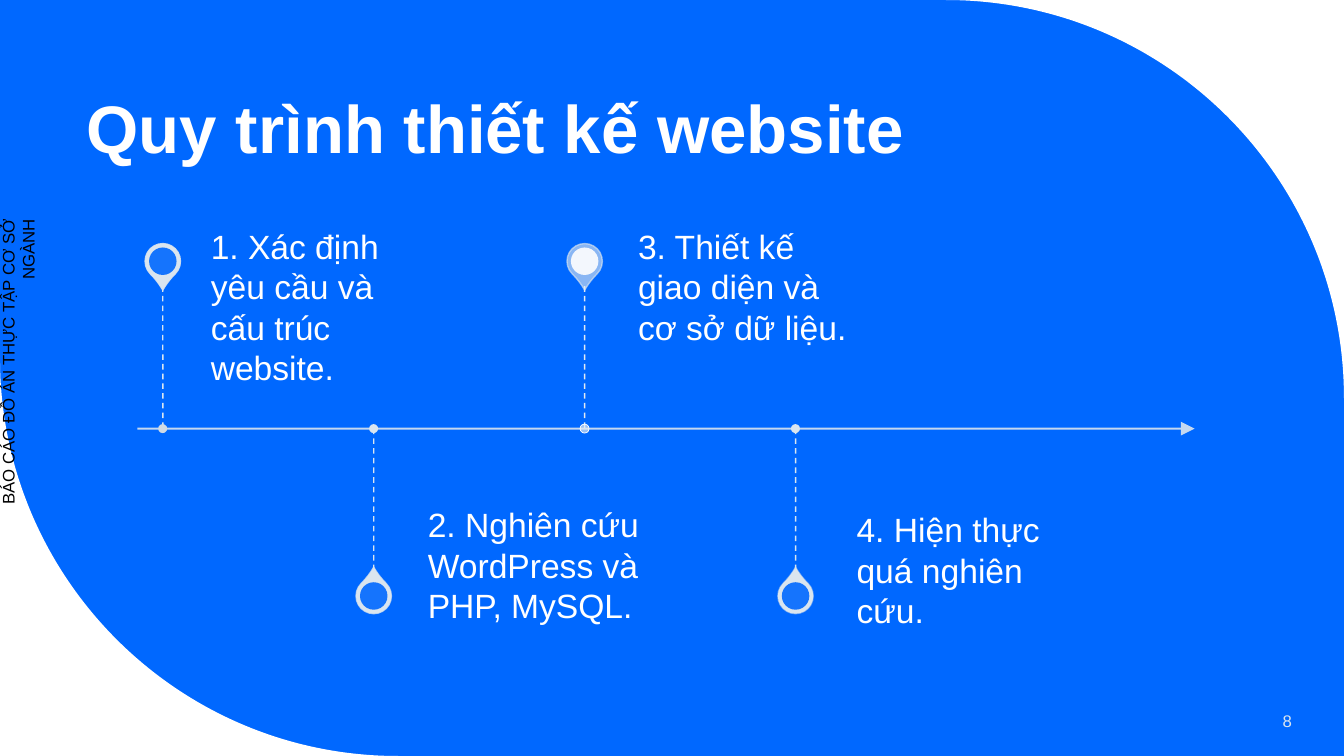
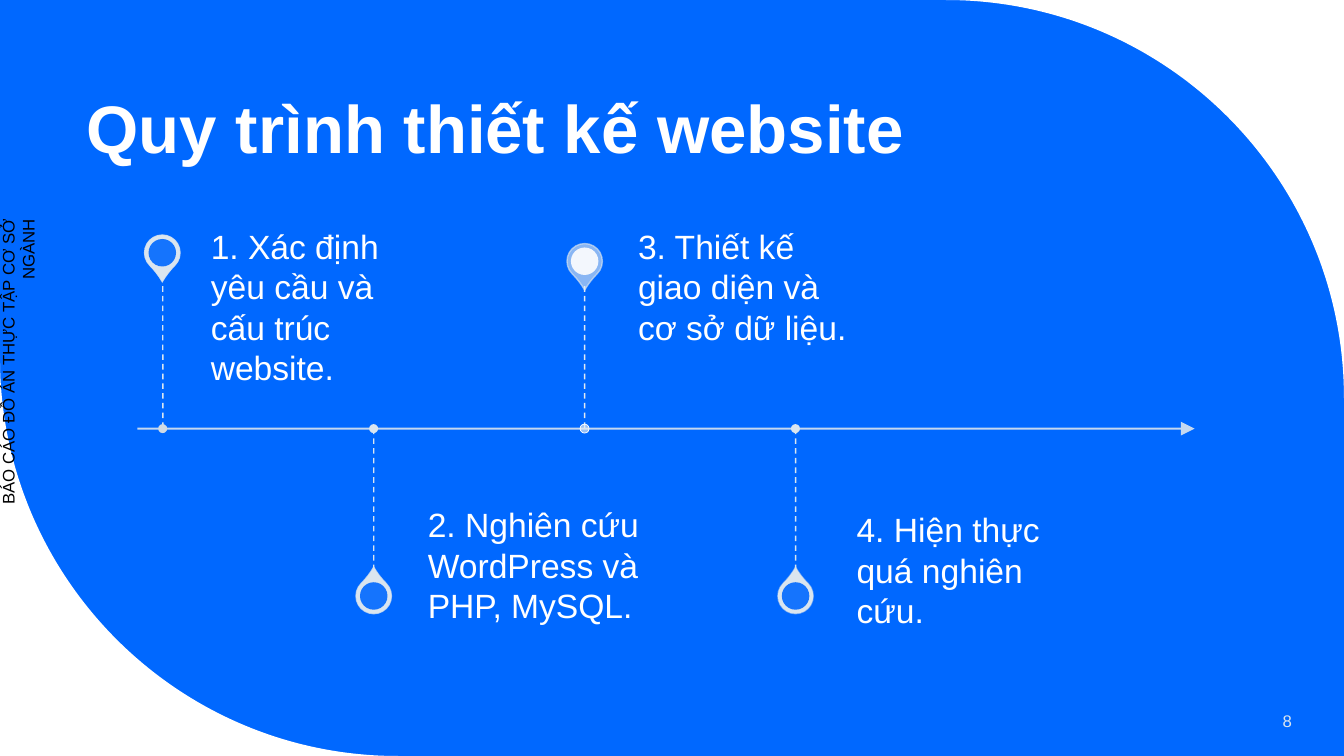
Before and after one commit to TrangThanhHieu/csn-da21ttb-trangthanhhieu-timhieuvathietkewebminhhoa-wordpress, a slide deck: slide 8 of thesis/csn-da21ttb-TrangThanhHieu.pptx. Drawn at 1344x756 pixels with LibreOffice and Linux fonts; fonts in the diff are those of the drawing. Boxes give left, top, right and bottom in pixels: in the first picture for what was removed or moved away, otherwise in the second. Text is boxed around its words. In the diff, an @@ line names an element or a change of style, - is before the commit and + after.

```diff
--- a/thesis/csn-da21ttb-TrangThanhHieu.pptx
+++ b/thesis/csn-da21ttb-TrangThanhHieu.pptx
@@ teardrop: place and size @@
-teardrop at [138,237,188,287]
+teardrop at [137,228,187,278]
@@ ellipse: place and size @@
-ellipse at [149,248,176,275]
+ellipse at [148,239,175,266]
```
Also in this commit, not shown: 7 other slides changed, 3 slides added, 1 slide removed, 1 other file.
